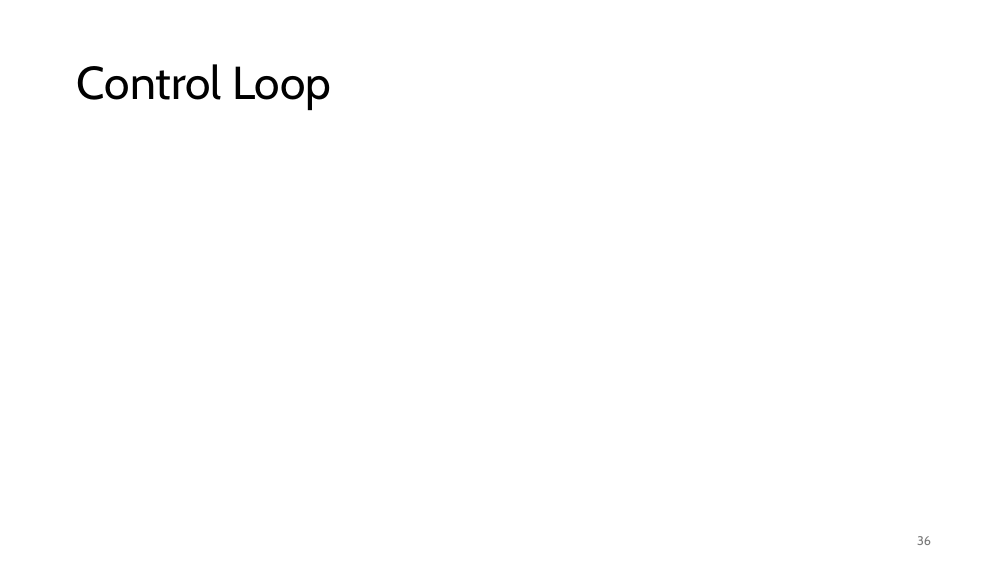
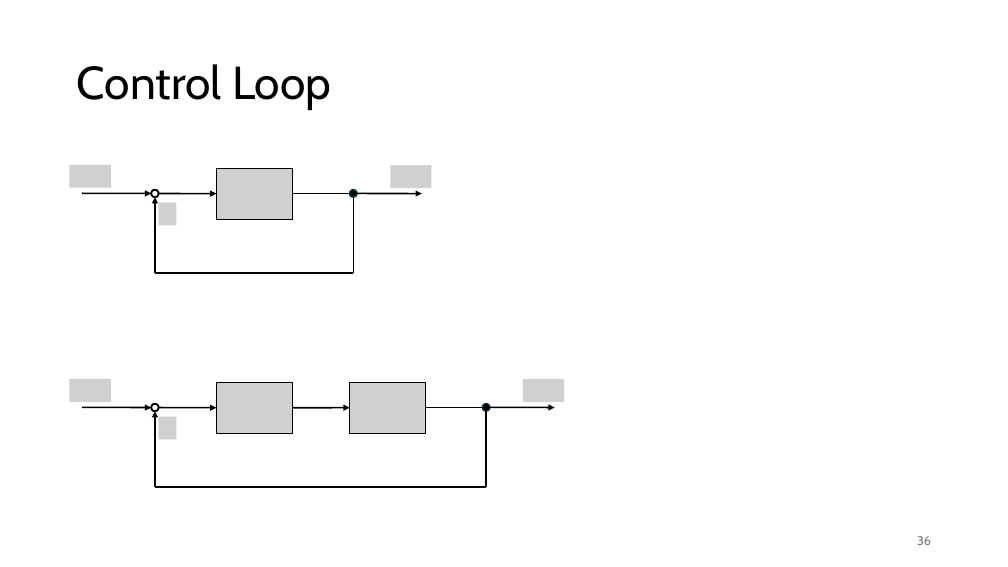
Before and after one commit to FelixWick/control_engineering, a slide deck: slide 36 of slides/3_Laplace.pptx. Drawn at 1008x567 pixels with LibreOffice and Linux fonts; fonts in the diff are those of the drawing; grey boxes stand for pictures. Boxes give left, top, right and bottom in pixels: in the first picture for what was removed or moved away, otherwise in the second. Text is boxed around its words. In the diff, an @@ line names an element or a change of style, - is before the commit and + after.

```diff
--- a/slides/3_Laplace.pptx
+++ b/slides/3_Laplace.pptx
@@ group added at (70, 165, 431, 273): 4 pictures, 4 arrows, 3 lines, 1 ellipse, 1 donut @@
@@ group added at (70, 379, 564, 487): 5 pictures, 5 arrows, 3 lines, 1 ellipse, 1 donut @@
```
Also in this commit, not shown: 1 slide added, 1 slide removed.
